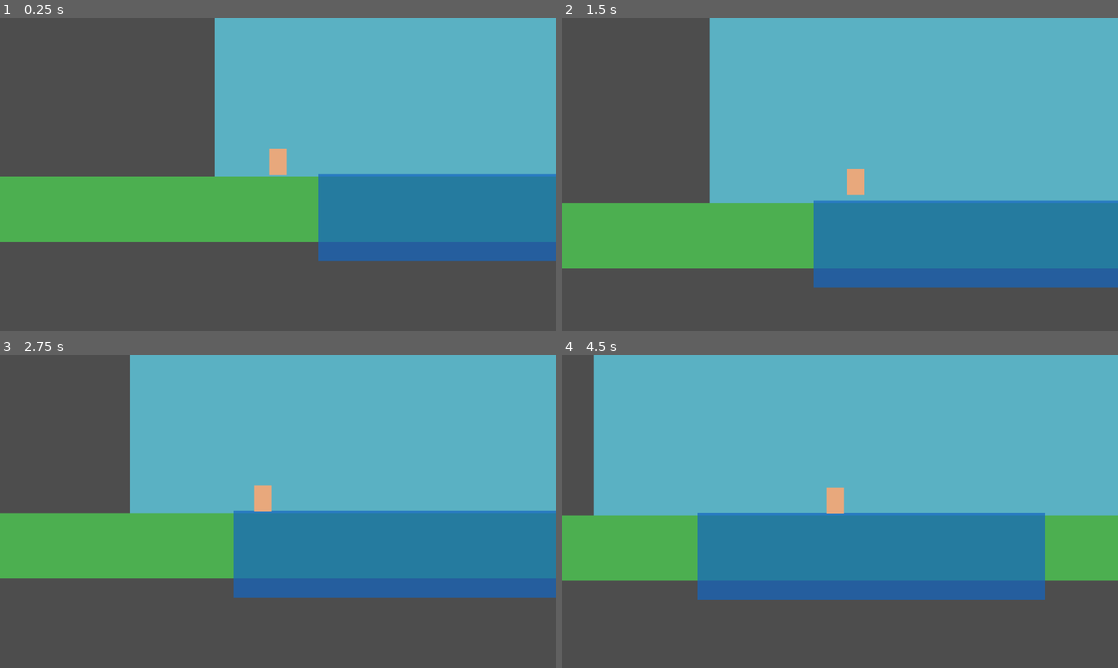
Above: before the commit, frames 1-4 (two rows, left to right).
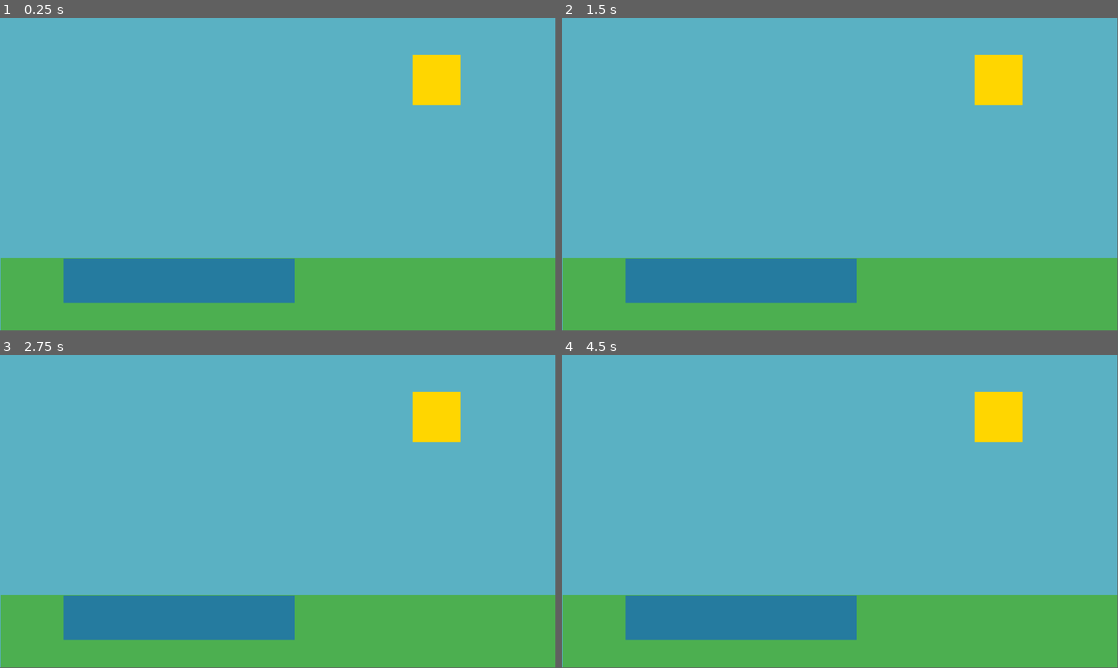
Above: after the commit, the same moments.

Repository: Avin-Agarwal-09/Flounder-Valley
Game: Godot game, scene res://world.tscn
The game is run twice, just before and just after one commit, with the same random seed, the same clock (stepped at 60 frames per second) and the same inputs.
Inputs (mouse positions are in pixels of both pictures, inside the frame that each line leads up to):
- Up to frame 1 (0.25 s): no input
- Up to frame 2 (1.5 s): tap Enter (ui_accept) at 0.5, 0.77 s; move the mouse to (962, 158) at 0.52 s; hold Right (ui_right) from 0.53 s (still down); tap Alt at 0.6 s; click (962, 158) at 0.67 s; move the mouse to (728, 190) at 1.27 s; tap Shift at 1.35 s
- Up to frame 3 (2.75 s): tap Enter (ui_accept) at 1.52 s; move the mouse to (333, 442) at 2.02 s; release Right (ui_right) at 2.03 s; hold Left (ui_left) from 2.03 s (still down); tap Alt at 2.1 s
- Up to frame 4 (4.5 s): move the mouse to (812, 574) at 2.77 s; release Left (ui_left) at 2.78 s; hold Right (ui_right) 2.78-4.28 s; tap Shift at 2.85, 4.35 s; click (812, 574) at 2.92 s; tap Enter (ui_accept) at 3.02, 3.77 s; move the mouse to (1006, 558) at 3.52 s; tap Alt at 3.6 s; move the mouse to (673, 464) at 4.27 s; hold Left (ui_left) from 4.28 s (still down)
In our replay, the window is 800x450 before the commit and 799x449 after it. These sizes can differ from the game's own. Grey fills any space a smaller window leaves; there, only what the larger window draws over its background counts as a difference.

The runs differ from the first frame. In frame 1, 71% of the frame differs, in the area x 0-100%, y 0-100%; in frame 2, 58%; in frame 3, 63%; in frame 4, 54%.

Commit message:
upgraded scene

Diff:
--- a/flounder-valley-godot/player.gd
+++ b/flounder-valley-godot/player.gd
@@ -19,5 +19,3 @@
 		velocity.x = direction * SPEED
 	else:
 		velocity.x = move_toward(velocity.x, 0, SPEED)
-
-	move_and_slide()
--- a/flounder-valley-godot/project.godot
+++ b/flounder-valley-godot/project.godot
@@ -17,8 +17,12 @@
 
 [display]
 
-window/size/viewport_width=1280
-window/size/viewport_height=720
+window/size/viewport_width=1920
+window/size/viewport_height=1080
+
+[editor_plugins]
+
+enabled=PackedStringArray("res://addons/godot_super-wakatime/plugin.cfg")
 
 [input]
 
--- a/flounder-valley-godot/world.tscn
+++ b/flounder-valley-godot/world.tscn
@@ -1,56 +1,48 @@
 [gd_scene format=3 uid="uid://q3vaw81qpes8"]
 
-[ext_resource type="PackedScene" uid="uid://dynae0xc0tv8o" path="res://player.tscn" id="1_f3sb7"]
-
 [sub_resource type="RectangleShape2D" id="RectangleShape2D_gv5m4"]
-size = Vector2(3000, 150)
+size = Vector2(1920, 250)
 
 [sub_resource type="RectangleShape2D" id="RectangleShape2D_f3sb7"]
-size = Vector2(800, 200)
+size = Vector2(800, 155)
 
 [node name="World" type="Node2D" unique_id=2105246437]
 
 [node name="Sky" type="ColorRect" parent="." unique_id=101709340]
-offset_right = 1280.0
-offset_bottom = 720.0
+offset_right = 1920.0
+offset_bottom = 1080.0
 color = Color(0.35253698, 0.6928315, 0.7648753, 1)
 
 [node name="Sun" type="ColorRect" parent="." unique_id=553100029]
-offset_left = 950.0
-offset_top = 80.0
-offset_right = 1050.0
-offset_bottom = 180.0
+offset_left = 1426.0
+offset_top = 127.0
+offset_right = 1592.0
+offset_bottom = 302.0
 color = Color(1, 0.8392157, 0, 1)
 
 [node name="Ground" type="StaticBody2D" parent="." unique_id=1593301146]
 
 [node name="ColorRect" type="ColorRect" parent="Ground" unique_id=1735877021]
-offset_left = -860.0
-offset_top = 570.0
-offset_right = 2140.0
-offset_bottom = 720.0
+offset_left = 2.0
+offset_top = 830.0
+offset_right = 1922.0
+offset_bottom = 1080.0
 color = Color(0.29803923, 0.6862745, 0.3137255, 1)
 
 [node name="CollisionShape2D" type="CollisionShape2D" parent="Ground" unique_id=482298153]
-position = Vector2(644, 641)
+position = Vector2(965, 955)
 shape = SubResource("RectangleShape2D_gv5m4")
 
 [node name="Water" type="StaticBody2D" parent="." unique_id=122036278]
 
 [node name="ColorRect" type="ColorRect" parent="Water" unique_id=746773900]
-offset_left = 239.0
-offset_top = 564.0
-offset_right = 1039.0
-offset_bottom = 764.0
+offset_left = 220.0
+offset_top = 833.0
+offset_right = 1020.0
+offset_bottom = 985.0
 color = Color(0.08235294, 0.39607844, 0.7529412, 0.7058824)
 
 [node name="CollisionShape2D" type="CollisionShape2D" parent="Water" unique_id=2047356083]
-position = Vector2(640, 666)
+position = Vector2(620, 907)
 shape = SubResource("RectangleShape2D_f3sb7")
-debug_color = Color(0, 0.5056363, 0.5929078, 0.41960785)
-
-[node name="Player" parent="." unique_id=226042608 instance=ExtResource("1_f3sb7")]
-position = Vector2(146, 562)
-
-[node name="Camera2D" type="Camera2D" parent="Player" unique_id=989906491]
-position_smoothing_enabled = true
+debug_color = Color(0, 0.5058824, 0.5921569, 0.7607843)
Not shown, added: flounder-valley-godot/addons/godot_super-wakatime/api_key_prompt.tscn
Not shown, added: flounder-valley-godot/addons/godot_super-wakatime/counter.tscn
Not shown, added: flounder-valley-godot/addons/godot_super-wakatime/decompressor.gd
Not shown, added: flounder-valley-godot/addons/godot_super-wakatime/decompressor.gd.uid
Not shown, added: flounder-valley-godot/addons/godot_super-wakatime/godot_super-wakatime.gd
Not shown, added: flounder-valley-godot/addons/godot_super-wakatime/godot_super-wakatime.gd.uid
Not shown, added: flounder-valley-godot/addons/godot_super-wakatime/plugin.cfg
Not shown, added: flounder-valley-godot/addons/godot_super-wakatime/utils.gd
Not shown, added: flounder-valley-godot/addons/godot_super-wakatime/utils.gd.uid
Not shown, added: flounder-valley-godot/LICENSE
Not shown, added: flounder-valley-godot/README.md
Not shown, added: flounder-valley-godot/addons/godot_super-wakatime/LICENSE
(and 1 more such lines)
